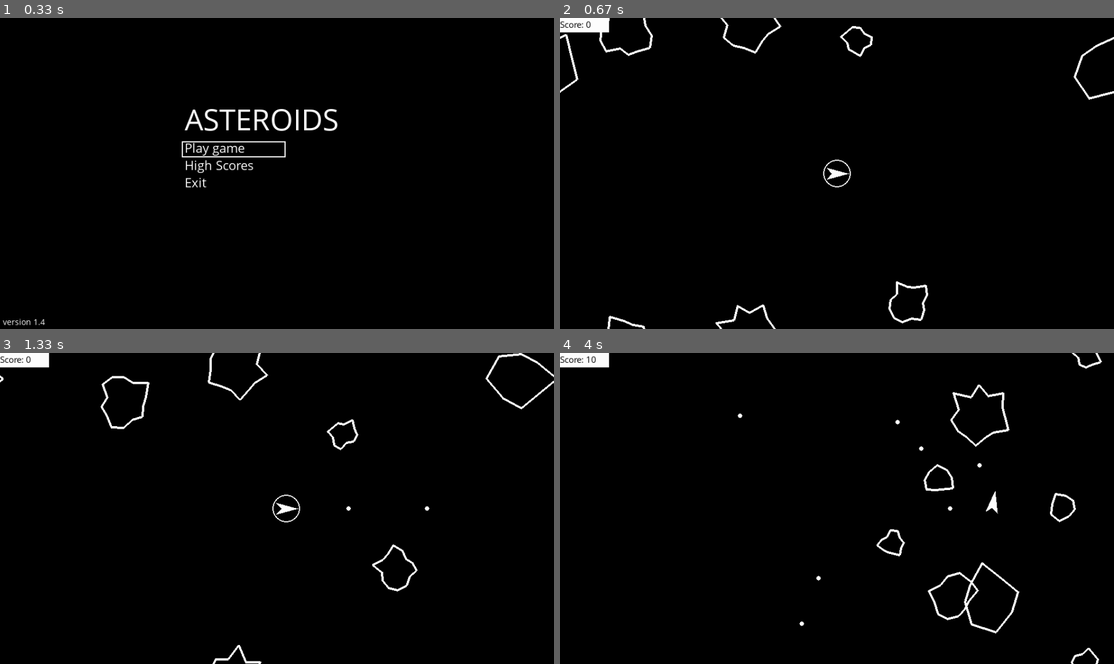
Above: before the commit, frames 1-4 (two rows, left to right).
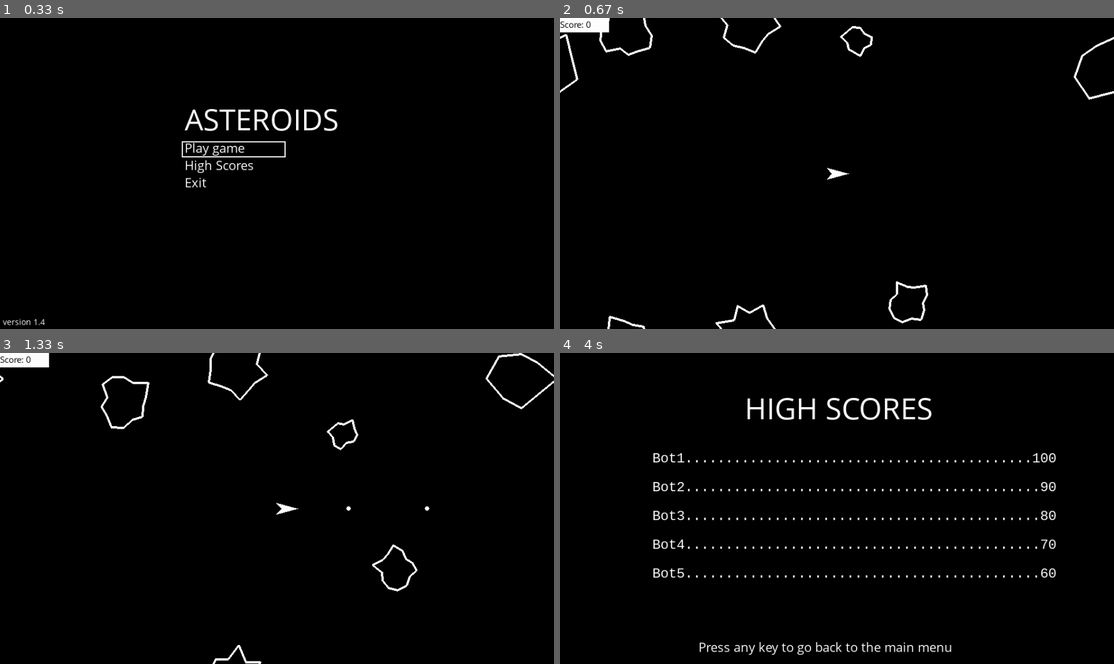
Above: after the commit, the same moments.

Repository: Razator73/asteroids
Game: pygame game, started from rungame.py
Two runs of this game, one before a commit and one after it. Both use one fixed random seed, a clock stepped at 60 frames per second and the inputs below.
Inputs:
- Up to frame 1 (0.33 s): no input
- Up to frame 2 (0.67 s): tap Enter at 0.33 s
- Up to frame 3 (1.33 s): tap Space at 0.67, 1.07 s; hold Up from 1 s (still down)
- Up to frame 4 (4 s): tap Space at 1.37, 1.62, 1.92, 2.12, 2.42, 2.68, 3.02, 3.32, 3.45, 3.85 s; release Up at 1.47 s; hold Right 1.55-2.02 s; hold Left 2.05-2.58 s; hold Down 2.62-2.92 s; hold Left 2.95-3.35 s; hold Up 3.38-3.75 s; hold Right from 3.78 s (still down)

Frame 1 is identical in both runs. In frame 2, less than 0.1% of the frame differs, in the area x 47-53%, y 45-55%; in frame 3, less than 0.1%; in frame 4, 4.7%, in the area x 0-98%, y 0-100%.

Commit message:
Shield not active to start

Diff:
--- a/gameplay.py
+++ b/gameplay.py
@@ -160,7 +160,7 @@
         self.powerups = {'spread-shot':   {'active': False, 'life': 0},  # Spreadshot, time limit
                          'rapid-fire':    {'active': False, 'life': 0},  # Rapid Fire, time limit
                          'speed-up':      {'active': False, 'life': 0},  # Speed up, time limit
-                         'shield':        {'active': True, 'life': 0},  # Shield, till hit
+                         'shield':        {'active': False, 'life': 0},  # Shield, till hit
                          'piercing-shot': {'active': False, 'life': 0}}  # Piercing Shot, time limit
         self.sub_players = []
         self.sub = sub
